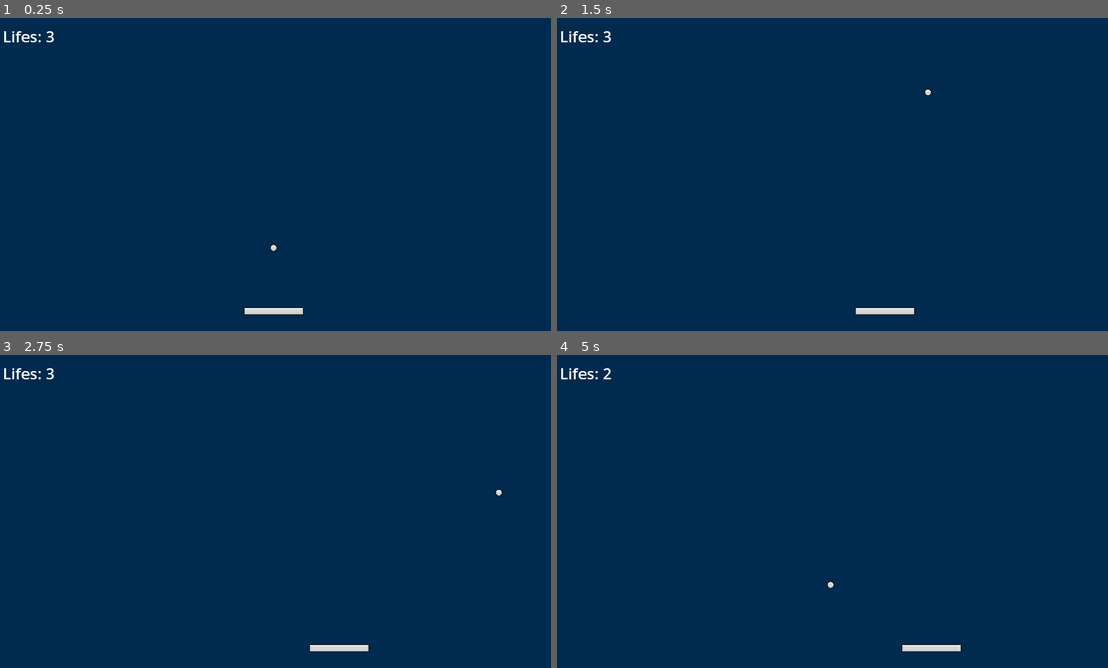
Above: before the commit, frames 1-4 (two rows, left to right).
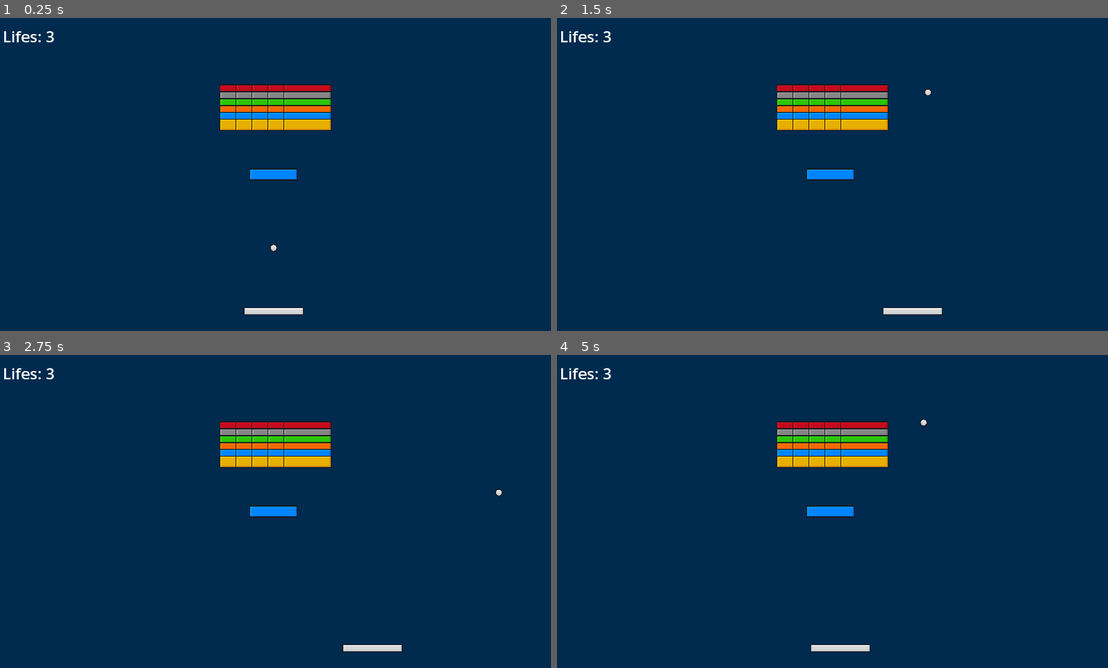
Above: after the commit, the same moments.

Repository: chloechen436/Brick-Breaker
Game: Godot game, scene res://Scenes/main.tscn
The game is run twice, just before and just after one commit, with the same random seed, the same clock (stepped at 60 frames per second) and the same inputs.
Inputs:
- Up to frame 1 (0.25 s): no input
- Up to frame 2 (1.5 s): tap Enter at 0.5 s; hold Right (right) 0.53-1.28 s; hold Left (left) from 1.28 s (still down)
- Up to frame 3 (2.75 s): release Left (left) at 2.03 s; hold Right (right) from 2.03 s (still down)
- Up to frame 4 (5 s): release Right (right) at 3.53 s; hold Left (left) from 3.53 s (still down)

The runs differ from the first frame. In frame 1, 3.4% of the frame differs, in the area x 39-61%, y 21-52%; in frame 2, 3.6%; in frame 3, 3.7%; in frame 4, 4.0%, in the area x 8-74%, y 4-95%.

Commit message:
Nearly done part 4

Diff:
--- /dev/null
+++ b/Scenes/brick.tscn
@@ -0,0 +1,21 @@
+[gd_scene load_steps=4 format=3 uid="uid://wwvmuljxlpv4"]
+
+[ext_resource type="Script" path="res://Scripts/brick.gd" id="1_861tg"]
+[ext_resource type="Texture2D" uid="uid://djwq0i5ketlx6" path="res://Assets/Brick-Blue.png" id="2_x1iuo"]
+
+[sub_resource type="RectangleShape2D" id="RectangleShape2D_r5eem"]
+size = Vector2(100, 25)
+
+[node name="Brick" type="RigidBody2D"]
+collision_layer = 8
+gravity_scale = 2.66454e-15
+lock_rotation = true
+freeze = true
+script = ExtResource("1_861tg")
+
+[node name="Sprite2D" type="Sprite2D" parent="."]
+scale = Vector2(0.25, 0.25)
+texture = ExtResource("2_x1iuo")
+
+[node name="CollisionShape2D" type="CollisionShape2D" parent="."]
+shape = SubResource("RectangleShape2D_r5eem")
--- a/Scenes/main.tscn
+++ b/Scenes/main.tscn
@@ -1,10 +1,12 @@
-[gd_scene load_steps=6 format=3 uid="uid://bxxqrai47rtxj"]
+[gd_scene load_steps=8 format=3 uid="uid://bxxqrai47rtxj"]
 
 [ext_resource type="PackedScene" uid="uid://ck2km5cic6dpq" path="res://ui.tscn" id="1_glk8k"]
 [ext_resource type="PackedScene" uid="uid://46bsvyuqs1di" path="res://Scenes/paddle.tscn" id="1_uf87g"]
 [ext_resource type="PackedScene" uid="uid://nm5xhn0385pn" path="res://Scenes/ball.tscn" id="2_bhc0i"]
 [ext_resource type="PackedScene" uid="uid://bpcsxqc037elk" path="res://wall.tscn" id="3_oyc8u"]
 [ext_resource type="PackedScene" uid="uid://c1br1jyqfsvva" path="res://death_zone.tscn" id="4_fxvyt"]
+[ext_resource type="Script" path="res://Scripts/brick_spawner.gd" id="6_ovweo"]
+[ext_resource type="PackedScene" uid="uid://wwvmuljxlpv4" path="res://Scenes/brick.tscn" id="7_8mnbt"]
 
 [node name="main" type="Node"]
 
@@ -16,13 +18,12 @@
 [node name="Paddle" parent="." node_paths=PackedStringArray("camera") instance=ExtResource("1_uf87g")]
 position = Vector2(2.08165e-12, 283)
 collision_layer = 2
+lock_rotation = true
 camera = NodePath("../Camera2D")
 
 [node name="Ball" parent="." node_paths=PackedStringArray("death_zone", "ui") instance=ExtResource("2_bhc0i")]
 position = Vector2(2.08165e-12, 152)
 collision_mask = 14
-ball_speed = 20
-lifes = 3
 death_zone = NodePath("../DeathZone")
 ui = NodePath("../UI")
 
@@ -44,3 +45,11 @@
 
 [node name="DeathZone" parent="." instance=ExtResource("4_fxvyt")]
 position = Vector2(5, 394)
+
+[node name="BrickSpawner" type="Node" parent="." node_paths=PackedStringArray("spawn_start")]
+script = ExtResource("6_ovweo")
+brick_scene = ExtResource("7_8mnbt")
+spawn_start = NodePath("../Marker2D")
+
+[node name="Marker2D" type="Marker2D" parent="."]
+position = Vector2(0, -174)
--- a/Scripts/ball.gd
+++ b/Scripts/ball.gd
@@ -27,6 +27,10 @@
 	if (!collision):
 		return
 
+	var collider = collision.get_collider()
+	if collider is Brick:
+		collider.decrease_level()
+
 	velocity = velocity.bounce(collision.get_normal())
 
 func start_ball():
--- /dev/null
+++ b/Scripts/brick.gd
@@ -0,0 +1,47 @@
+extends RigidBody2D
+
+class_name Brick
+
+signal brick_destroyed
+
+var level = 1
+
+@onready var sprite_2d = $Sprite2D
+@onready var collision_shape_2d = $CollisionShape2D
+
+var sprites: Array[Texture2D] = [
+	preload("res://Assets/Brick-Yellow.png"),
+	preload("res://Assets/Brick-Blue.png"),
+	preload("res://Assets/Brick-Orange.png"),
+	preload("res://Assets/Brick-Green.png"),
+	preload("res://Assets/Brick-Gray.png"),
+	preload("res://Assets/Brick-Red.png")
+]
+
+func get_size():
+	return collision_shape_2d.shape.get_rect().size * sprite_2d.scale
+
+
+func set_level(new_level: int):
+	level = new_level
+	sprite_2d.texture = sprites[new_level - 1]
+
+func decrease_level():
+	if level > 1:
+		set_level(level - 1)
+	else:
+		fade_out()
+
+
+func fade_out():
+	collision_shape_2d.disabled = true
+	var tween = get_tree().create_tween()
+	tween.tween_property(sprite_2d, "modulate", Color.TRANSPARENT, .5)
+	tween.tween_callback(destroy)
+
+func destroy():
+	queue_free()
+	brick_destroyed.emit()
+
+func get_width():
+	return get_size().x
--- /dev/null
+++ b/Scripts/brick_spawner.gd
@@ -0,0 +1,44 @@
+extends Node
+
+class_name BrickSpawner
+
+const COLUMNS = 5
+const ROWS = 6
+
+@onready var ball = $"../Ball" as Ball
+@onready var ui = $"../UI" as UI
+
+@export var brick_scene: PackedScene
+@export var margin: Vector2 = Vector2(8,8)
+@export var spawn_start: Marker2D
+
+var brick_count = 0
+
+# Called when the node enters the scene tree for the first time.
+func _ready():
+	spawn()
+
+func spawn():
+	var test_brick = brick_scene.instantiate() as Brick
+	add_child(test_brick)
+	var brick_size = test_brick.get_size()
+	test_brick.queue_free
+
+	var row_width = brick_size.x * COLUMNS + margin.x * (COLUMNS - 1)
+	var spawn_position_x = (-row_width + brick_size.x + margin.x) / 2
+	var spawn_position_y = spawn_start.position.y
+
+	for i in ROWS:
+		for j in COLUMNS:
+			var brick = brick_scene.instantiate() as Brick
+			add_child(brick)
+			brick.set_level(ROWS - i)
+			var x = spawn_position_x + j * (margin.x + brick.get_size().x)
+			var y = spawn_position_y + i * (margin.y + brick.get_size().y)
+			brick.set_position(Vector2(x, y))
+			brick.brick_destroyed.connect(on_brick_destroyed)
+
+func on_brick_destroyed():
+	brick_count -= 1
+	if brick_count == 0:
+		ball.stop_ball()
--- a/Scripts/paddle.gd
+++ b/Scripts/paddle.gd
@@ -7,7 +7,7 @@
 var half_paddle_width: float
 var is_ball_started = false
 
-@export var speed = 200
+@export var speed = 300
 @export var camera: Camera2D
 
 @onready var ball = $"../Ball" as Ball
